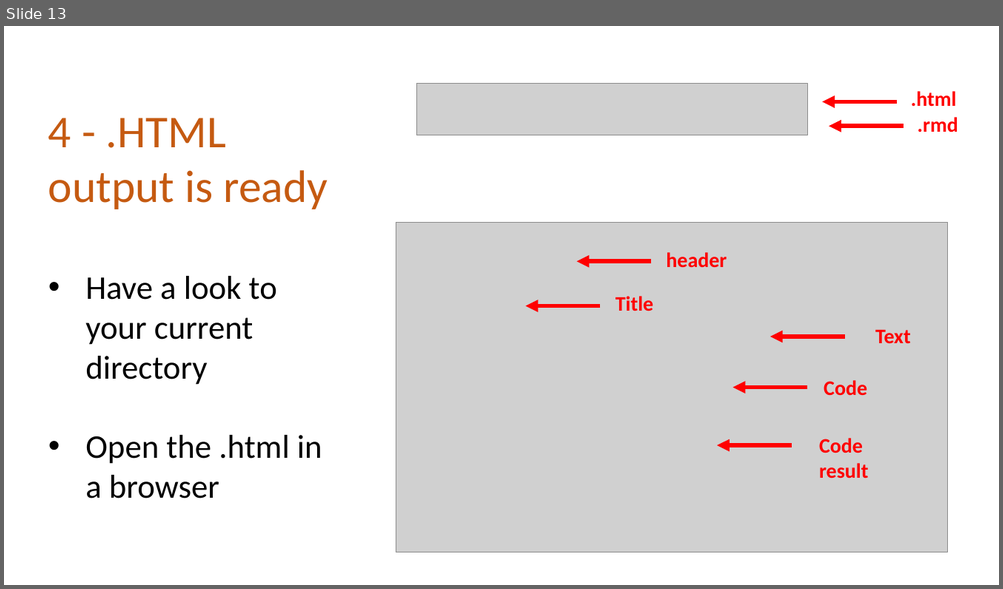
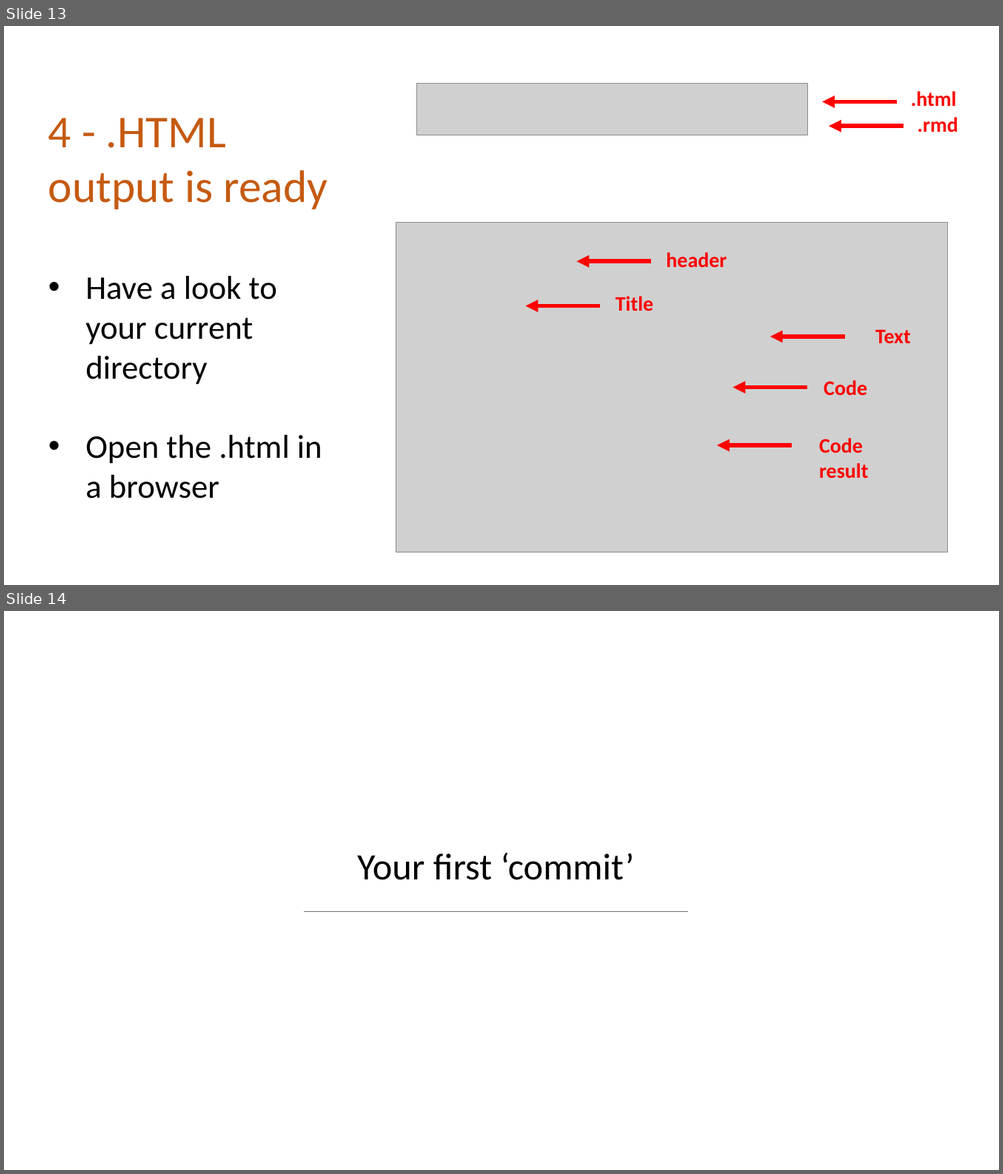
Before and after one commit to holtzy/Teaching, a slide deck: Intro_Github.pptx. Shown one above the other, each under a label of ours: slide 13 before the commit, slides 13 and 14 after it. The pictures are 1003x589 and 1003x1174 pixels, drawn with LibreOffice and Linux fonts; fonts in the diff are those of the drawing; grey boxes stand for pictures; background and template pictures are left out. Boxes give left, top, right and bottom in pixels: in the first picture for what was removed or moved away, otherwise in the second. Text is boxed around its words. In the diff, an @@ line names an element or a change of style, - is before the commit and + after.

```diff
--- a/Intro_Github.pptx
+++ b/Intro_Github.pptx
@@ slide 14 added at <box>4,611,999,1170</box>, background picture (left out) @@
@@ text added at <box>357,853,634,880</box>, 36 pt, text #000000 @@
+Your first ‘commit’
@@ line added from (304, 911) to (688, 911), #767171 0.5 pt @@
```
Also in this commit, not shown: 2 slides changed, 3 other slides added, 18 slides removed, 1 other file.
